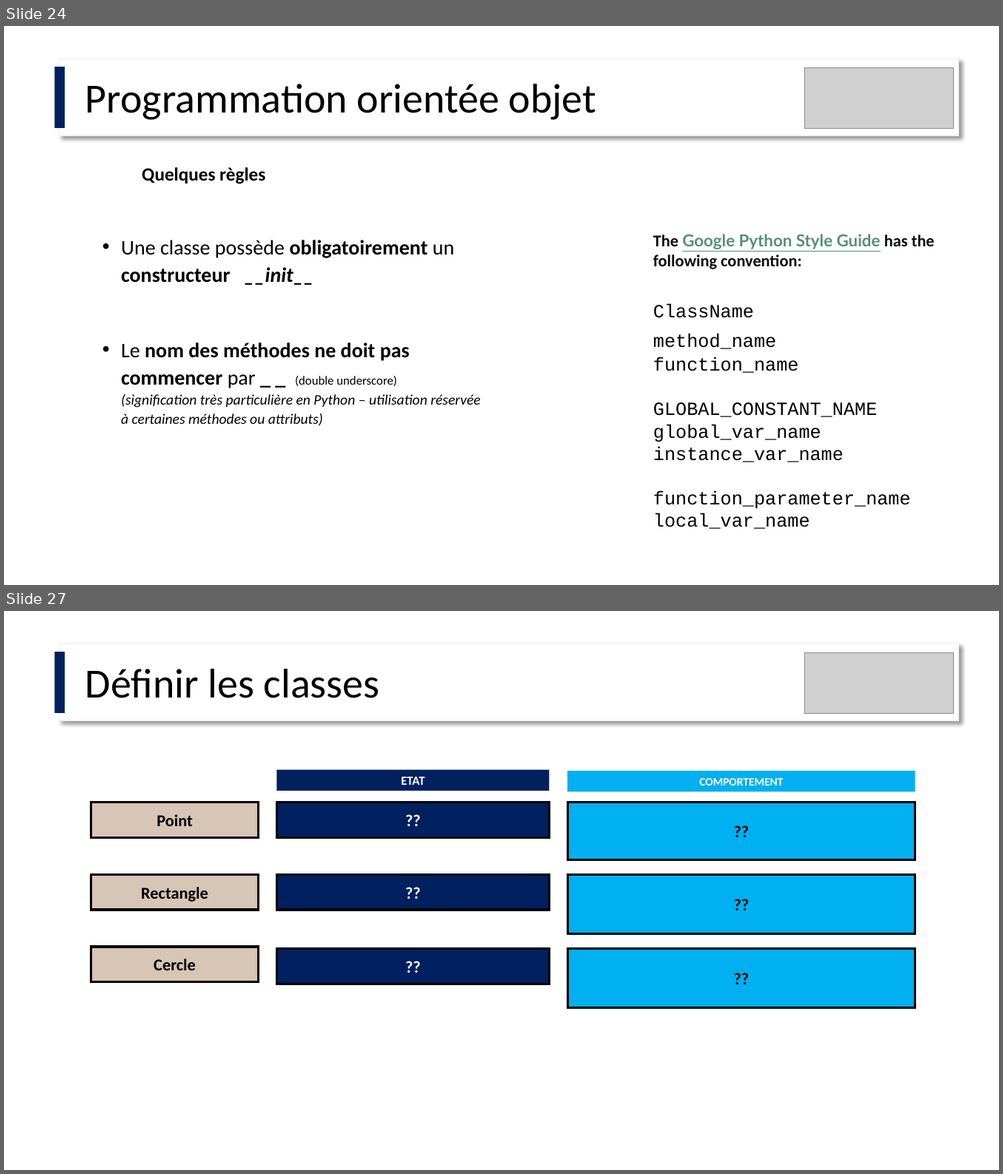
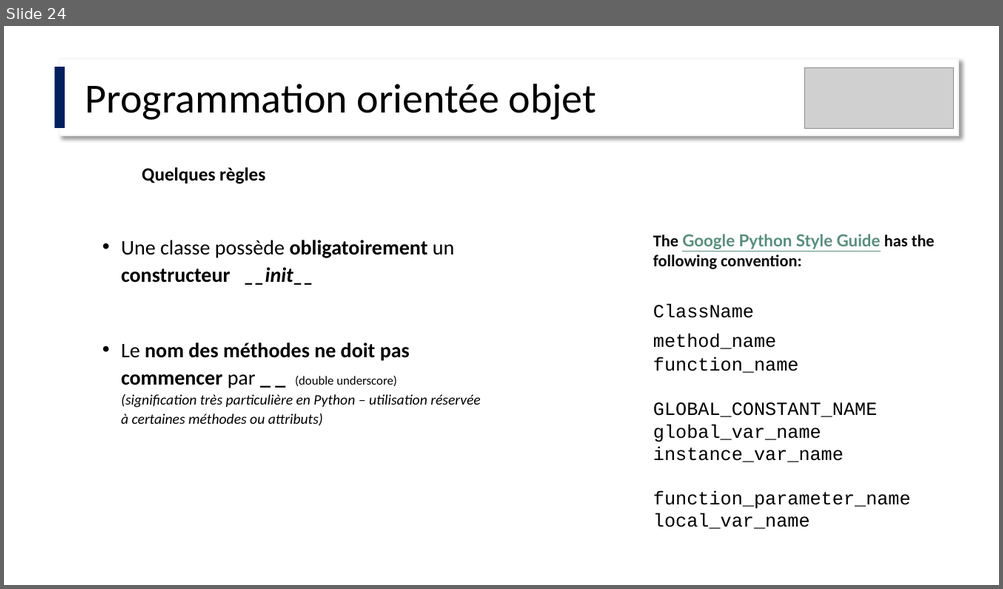
Before and after one commit to IOGS-Digital-Methods/semester-6, a slide deck: ONIP-FISA/POO_eclairement/ONIP2_Classes_et_objets.pptx. Shown one above the other, each under a label of ours: slides 24 and 27 before the commit, slide 24 after it; the slides between them are not shown. The pictures are 1003x1174 and 1003x589 pixels, drawn with LibreOffice and Linux fonts; fonts in the diff are those of the drawing; grey boxes stand for pictures. Boxes give left, top, right and bottom in pixels: in the first picture for what was removed or moved away, otherwise in the second. Text is boxed around its words. In the diff, an @@ line names an element or a change of style, - is before the commit and + after.

Commit message:
Update POO FISA / Separating course (Animal) and example (Point)

```diff
--- a/ONIP-FISA/POO_eclairement/ONIP2_Classes_et_objets.pptx
+++ b/ONIP-FISA/POO_eclairement/ONIP2_Classes_et_objets.pptx
@@ slide 27 removed at (4,611,999,1170), background #FFFFFF @@
@@ rectangle removed at (55,652,65,713) @@
@@ rectangle removed at (60,644,959,721) @@
@@ picture removed at (805,652,954,714) @@
@@ text removed at (85,669,380,698) @@
-Définir les classes
@@ rectangle removed at (277,770,549,791) @@
-ETAT
@@ rectangle removed at (567,771,915,792) @@
-COMPORTEMENT
@@ rectangle removed at (91,802,259,837) @@
-Point
@@ rectangle removed at (277,802,549,837) @@
-??
@@ rectangle removed at (567,802,915,860) @@
-??
@@ rectangle removed at (91,874,259,909) @@
-Rectangle
@@ rectangle removed at (277,874,549,909) @@
-??
@@ rectangle removed at (567,874,915,934) @@
-??
@@ rectangle removed at (91,947,259,982) @@
-Cercle
@@ rectangle removed at (277,949,549,984) @@
-??
@@ rectangle removed at (567,949,915,1008) @@
-??
```
Also in this commit, not shown: 11 other slides removed, 3 other files.
